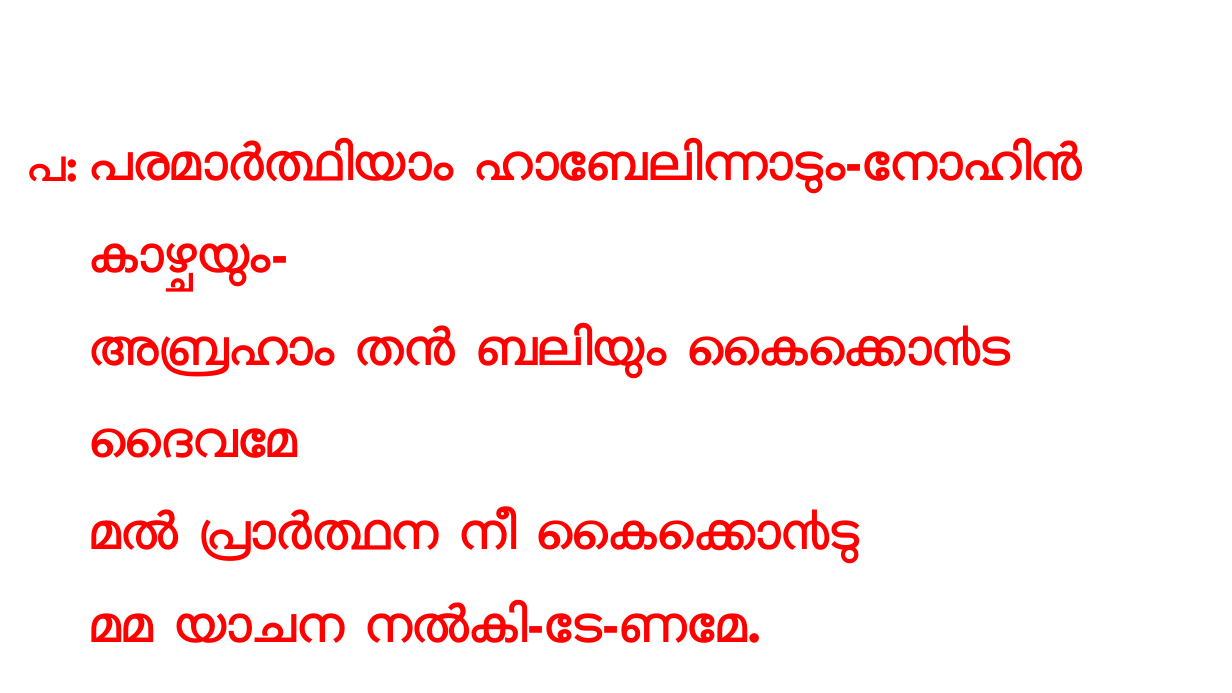
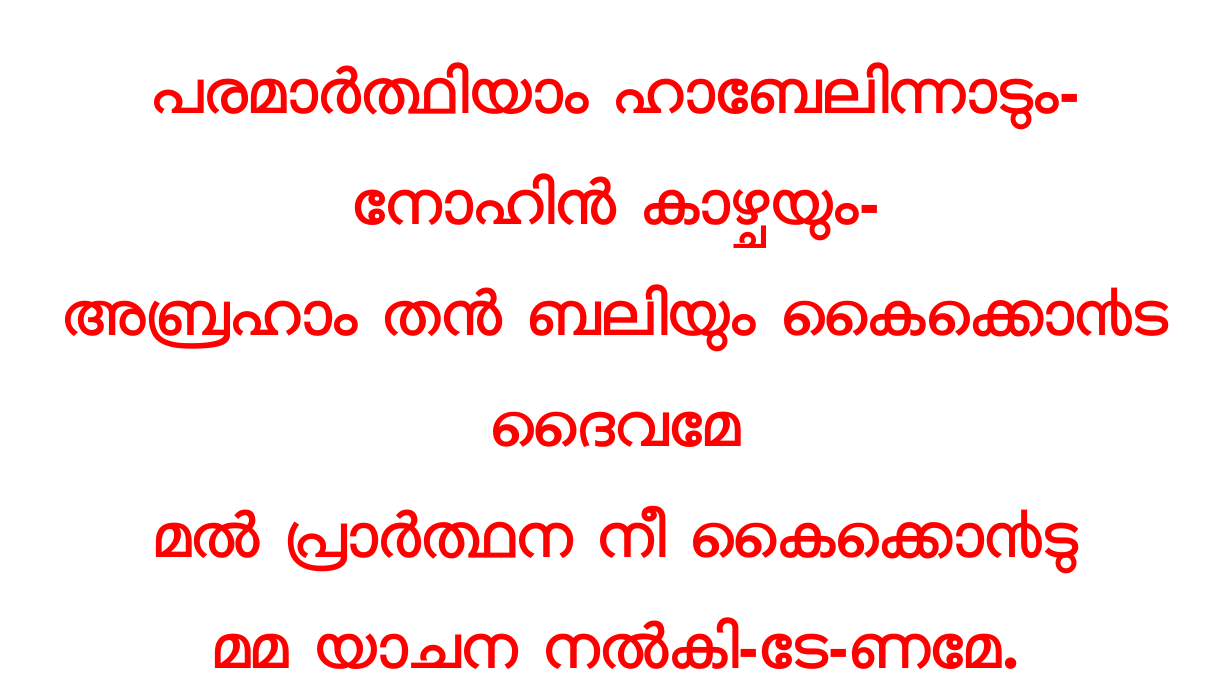
Before and after one commit to gijocode/Church_PPT_Utility, a slide deck: slide 12 of templates/malayalam_service_template.pptx. Drawn at 1232x693 pixels with LibreOffice and Linux fonts; fonts in the diff are those of the drawing. Boxes give left, top, right and bottom in pixels: in the first picture for what was removed or moved away, otherwise in the second. Text is boxed around its words. In the diff, an @@ line names an element or a change of style, - is before the commit and + after.

```diff
--- a/templates/malayalam_service_template.pptx
+++ b/templates/malayalam_service_template.pptx
@@ text "പരമാര്‍ത്ഥിയാം ഹാബേലിന്നാടും-നോഹിന്‍ കാഴ്ചയും-" moved from (x1=89, y1=140, x2=1082, y2=643) to (x1=63, y1=65, x2=1169, y2=669) @@
@@ text "പരമാര്‍ത്ഥിയാം ഹാബേലിന്നാടും-നോഹിന്‍ കാഴ്ചയും-" at (x1=63, y1=65, x2=1169, y2=669): size 40 to 48 pt; alignment left to centre @@
@@ text removed at (x1=27, y1=156, x2=78, y2=182) @@
-പ:
```
Also in this commit, not shown: 18 other slides changed, 1 other file.
